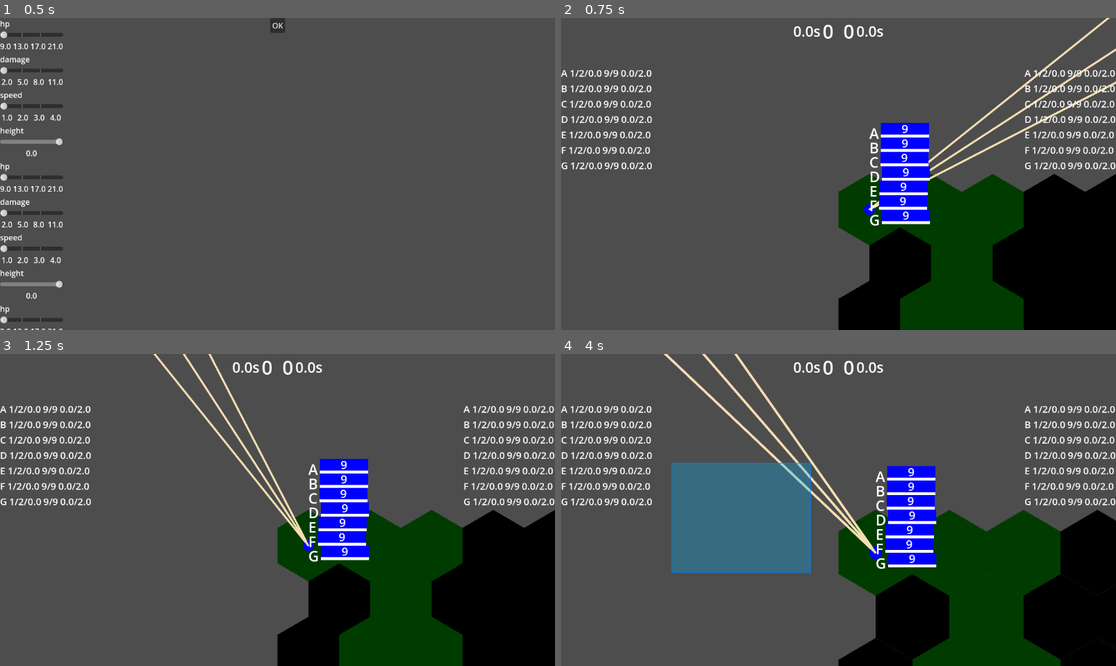
Above: before the commit, frames 1-4 (two rows, left to right).
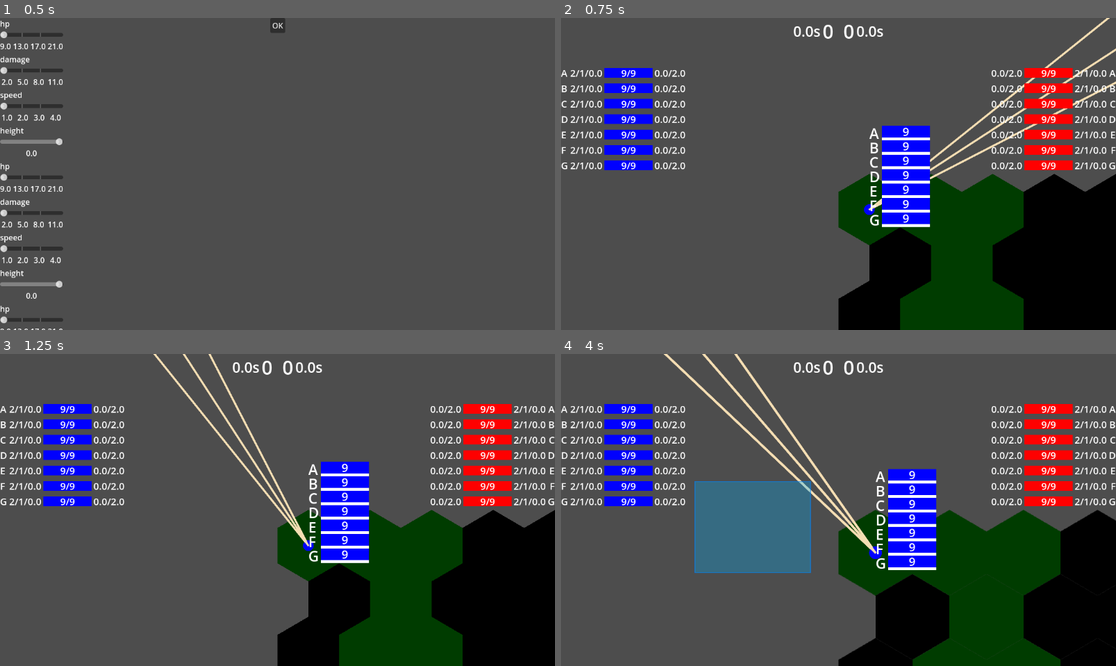
Above: after the commit, the same moments.

Repository: bendo-afk/rts2
Game: Godot game, scene res://scenes/unit_pick_screen.tscn
Same seed, same stepped clock (60 frames per second), same inputs: the game is played once before the commit and once after it.
Inputs (mouse positions are in pixels of both pictures, inside the frame that each line leads up to):
- Up to frame 1 (0.5 s): no input
- Up to frame 2 (0.75 s): click "OK" at 0.5 s
- Up to frame 3 (1.25 s): no input
- Up to frame 4 (4 s): move the mouse to (960, 494) at 1.27 s; hold Middle mouse button (grab_camera) 1.28-2 s; click (960, 494) at 1.42 s; tap Enter at 2 s; drag from (727, 525) to (810, 572) at 2.02 s; move the mouse to (894, 441) at 2.77 s; hold Mouse wheel up (zoom_in) 2.78-3.5 s; click (894, 441) at 2.92 s; tap Space at 3.5 s; drag from (810, 572) to (672, 463) at 3.52 s

Frame 1 is identical in both runs. In frame 2, 7.5% of the frame differs, in the area x 1-100%, y 16-68%; in frame 3, 7.5%; in frame 4, 10%, in the area x 1-100%, y 16-71%.

Commit message:
implemented side hp bars and aligned them according to width of labels next to them

Diff:
--- a/scenes/side_hp.tscn
+++ b/scenes/side_hp.tscn
@@ -1,6 +1,7 @@
-[gd_scene load_steps=2 format=3 uid="uid://dx3ti4nru70j4"]
+[gd_scene load_steps=3 format=3 uid="uid://dx3ti4nru70j4"]
 
 [ext_resource type="Script" uid="uid://bk1gvm0567b7d" path="res://scripts/side_hp.gd" id="1_1clld"]
+[ext_resource type="Script" uid="uid://dgwbyxk6tokfh" path="res://scripts/unattatched/delayed_bar.gd" id="2_mkayn"]
 
 [node name="SideHP" type="HBoxContainer"]
 offset_right = 40.0
@@ -13,8 +14,17 @@
 [node name="Parameters" type="Label" parent="."]
 layout_mode = 2
 
-[node name="HP" type="Label" parent="."]
+[node name="HPBar" type="Control" parent="."]
 layout_mode = 2
+script = ExtResource("2_mkayn")
+metadata/_custom_type_script = "uid://dgwbyxk6tokfh"
+
+[node name="HPLabel" type="Label" parent="HPBar"]
+layout_mode = 0
+offset_left = 4.0
+offset_top = 8.0
+offset_right = 5.0
+offset_bottom = 31.0
 
 [node name="Reload" type="Label" parent="."]
 layout_mode = 2
--- a/scenes/world_ui.tscn
+++ b/scenes/world_ui.tscn
@@ -20,6 +20,14 @@
 [node name="UICanvas" type="CanvasLayer" parent="."]
 script = ExtResource("3_qemj2")
 
+[node name="InUI" type="Control" parent="UICanvas"]
+layout_mode = 3
+anchors_preset = 0
+offset_right = 40.0
+offset_bottom = 40.0
+script = ExtResource("8_ghh30")
+in_hp_scene = ExtResource("5_oyvde")
+
 [node name="TopContainer" type="HBoxContainer" parent="UICanvas"]
 anchors_preset = 5
 anchor_left = 0.5
@@ -39,13 +47,5 @@
 script = ExtResource("5_ofelw")
 side_container_scene = ExtResource("5_ghh30")
 
-[node name="InUI" type="Control" parent="UICanvas"]
-layout_mode = 3
-anchors_preset = 0
-offset_right = 40.0
-offset_bottom = 40.0
-script = ExtResource("8_ghh30")
-in_hp_scene = ExtResource("5_oyvde")
-
 [node name="PathUI" type="Node2D" parent="."]
 script = ExtResource("3_topi3")
--- a/scripts/in_hp.gd
+++ b/scripts/in_hp.gd
@@ -3,13 +3,10 @@
 var unit: Unit
 
 @onready var name_label := $Name
+@onready var bars := $Bars
 @onready var hp_bar := $Bars/HPBar
 @onready var hp_label := $Bars/HPBar/HPLabel
 @onready var reload_bar := $Bars/ReloadBar
-
-
-func set_font_size(font_size: float) -> void:
-	name_label.add_theme_font_size_override("font_size", font_size)
 
 
 func follow(offset: Vector2) -> void:
@@ -19,7 +16,6 @@
 
 func set_hp(hp: int, max_hp: int) -> void:
 	hp_bar.set_ratio(1.0 * hp / max_hp)
-	#hp_label.text = str(hp) + "/" + str(max_hp)
 	hp_label.text = str(hp)
 
 
@@ -48,3 +44,7 @@
 	var reload_y := s.in_font_size * (1 - s.in_hp_ratio)
 	size_vec.y = reload_y
 	reload_bar.apply_settings(size_vec, s.bar_bg, s.in_reload_color)
+
+	name_label.add_theme_font_size_override("font_size", s.in_font_size)
+
+	bars.set_v_size_flags(Control.SIZE_SHRINK_CENTER)
--- a/scripts/in_ui.gd
+++ b/scripts/in_ui.gd
@@ -50,7 +50,6 @@
 
 	for u in units:
 		unit_to_ui[u].set_hp(u.hp_comp.hp, u.hp_comp.max_hp)
-		#print(unit_to_ui[u].hp_bar.visible)
 
 
 func remove_unit(u: Unit) -> void:
@@ -66,9 +65,6 @@
 
 	stack_offset = base_stack_offset
 	stack_offset.y = - font_size
-
-	for ui: HBoxContainer in unit_to_ui.values():
-		ui.set_font_size(font_size)
 
 	apply_bar_settings()
 	apply_names(names)
@@ -91,5 +87,28 @@
 
 func apply_bar_settings() -> void:
 	for u in units:
-		var is_ally := true if u.team == team else false
-		unit_to_ui[u].apply_bar_settings(is_ally)
+		var is_ally := u.team == team
+		var ui := unit_to_ui[u]
+		ui.apply_bar_settings(is_ally)
+
+	call_deferred("_apply_name_widths")
+
+
+func _apply_name_widths() -> void:
+	var ally_max := 0.0
+	var enemy_max := 0.0
+
+	for u in units:
+		var ui := unit_to_ui[u]
+		var w: float = ui.name_label.get_combined_minimum_size().x
+		if u.team == team:
+			ally_max = maxf(ally_max, w)
+		else:
+			enemy_max = maxf(enemy_max, w)
+
+	for u in units:
+		var ui := unit_to_ui[u]
+		if u.team == team:
+			ui.name_label.custom_minimum_size.x = ally_max
+		else:
+			ui.name_label.custom_minimum_size.x = enemy_max
--- a/scripts/side_container.gd
+++ b/scripts/side_container.gd
@@ -4,6 +4,7 @@
 
 var units: Array[Unit]
 var team: Team
+var is_ally: bool
 
 @export var side_hp_scene: PackedScene
 
@@ -23,20 +24,53 @@
 			u.vision_comp.height
 		)
 
-		hp_bar.set_hp(u.hp_comp.hp, u.hp_comp.max_hp)
 		u.hp_comp.hp_changed.connect(hp_bar.set_hp)
 		u.attack_comp.reload_changed.connect(hp_bar.set_reload)
 
 	apply_settings()
 
+	for u in units:
+		if u.team != team:
+			continue
+		u.hp_comp.hp_changed.emit(u.hp_comp.hp, u.hp_comp.max_hp)
+
 
 func apply_settings() -> void:
 	var s := GlobalSettings.ui_settings
 
-	var side_size := s.side_size
 	var names := s.names
 
 	for i in hp_bars.size():
 		var bar := hp_bars[i]
-		bar.set_sizes(side_size)
+		bar.apply_settings(is_ally)
 		bar.set_unit_name(names[i])
+
+	call_deferred("_apply_all_widths")
+
+
+func _apply_name_widths() -> void:
+	var max_width := 0.0
+
+	for b in hp_bars:
+		var w: float = b.name_label.get_combined_minimum_size().x
+		max_width = maxf(max_width, w)
+
+	for b in hp_bars:
+		b.name_label.custom_minimum_size.x = max_width
+
+
+func _apply_uniform_label_width(get_label: Callable) -> void:
+	var max_width := 0.0
+
+	for b in hp_bars:
+		var label: Label = get_label.call(b)
+		max_width = maxf(max_width, label.get_combined_minimum_size().x)
+
+	for b in hp_bars:
+		var label: Label = get_label.call(b)
+		label.custom_minimum_size.x = max_width
+
+
+func _apply_all_widths() -> void:
+	_apply_uniform_label_width(func(b: Node) -> Node: return b.name_label)
+	_apply_uniform_label_width(func(b: Node) -> Node: return b.parameters_label)
--- a/scripts/side_hp.gd
+++ b/scripts/side_hp.gd
@@ -2,26 +2,52 @@
 
 @onready var name_label := $Name
 @onready var parameters_label := $Parameters
+@onready var hp_bar := $HPBar
+@onready var hp_label := $HPBar/HPLabel
 @onready var reload_label := $Reload
-@onready var hp_label := $HP
 
 
-func set_sizes(font_size: float) -> void:
+func set_label_sizes(font_size: float) -> void:
 	for c in get_children(false):
 		c.add_theme_font_size_override("font_size", font_size)
 
 
 func set_parameters(speed: int, damage: int, height: float) -> void:
-	parameters_label.text = str(speed) + "/" + str(damage) + "/" + str(height)
+	parameters_label.text = str(damage) + "/" + str(speed) + "/" + str(height)
 
 
 func set_hp(hp: int, max_hp: int) -> void:
+	hp_bar.set_ratio(1.0 * hp / max_hp)
 	hp_label.text = str(hp) + "/" + str(max_hp)
 
 
 func set_reload(left_time: float, max_time: float) -> void:
-	reload_label.text = str(left_time) + "/" + str(max_time)
+	reload_label.text = "%.1f/%.1f" % [left_time, max_time]
 
 
 func set_unit_name(name_str: String) -> void:
 	name_label.text = name_str
+
+
+func apply_settings(is_ally: bool) -> void:
+	var s := GlobalSettings.ui_settings
+	var font_size := s.side_font_size
+
+	for c: Label in [
+		name_label,
+		parameters_label,
+		hp_label,
+		reload_label,
+	]:
+		c.add_theme_font_size_override("font_size", font_size)
+
+	var size_vec := Vector2(s.side_bar_x, font_size)
+	var main_color := s.ally_color if is_ally else s.enemy_color
+	hp_bar.apply_delayed_settings(size_vec, s.bar_bg, main_color, s.delayed_bar_alpha)
+	hp_bar.set_v_size_flags(Control.SIZE_SHRINK_CENTER)
+
+	hp_bar.move_child(hp_label, -1)
+	hp_label.call_deferred("set_anchors_and_offsets_preset", Control.PRESET_CENTER)
+
+	if not is_ally:
+		layout_direction = Control.LAYOUT_DIRECTION_RTL
--- a/scripts/sides_container.gd
+++ b/scripts/sides_container.gd
@@ -1,8 +1,4 @@
 extends Control
-
-var side_margin: float
-var side_size: float
-var names: Array
 
 var side_containers: Array[Node] = []
 
@@ -27,6 +23,7 @@
 
 	side_container.units = units
 	side_container.team = team
+	side_container.is_ally = not reverse
 
 	side_container.setup()
 
@@ -40,8 +37,6 @@
 func apply_settings() -> void:
 	var s := GlobalSettings.ui_settings
 
-	side_margin = s.side_margin
-
 	for side_container in side_containers:
-		side_container.set_offset(Side.SIDE_TOP, side_margin)
+		side_container.set_offset(Side.SIDE_TOP, s.side_margin)
 		side_container.apply_settings()
--- a/scripts/unattatched/delayed_bar.gd
+++ b/scripts/unattatched/delayed_bar.gd
@@ -3,7 +3,7 @@
 
 var timer: float = 0
 
-var delayed_time: float = 1
+var delayed_time: float = 2
 
 var delayed := ColorRect.new()
 
@@ -11,7 +11,7 @@
 func _ready() -> void:
 	super._ready()
 	add_child(delayed)
-	move_child(delayed, 1)
+	move_child(delayed, main.get_index())
 
 
 func _process(delta: float) -> void:
@@ -29,4 +29,5 @@
 
 func apply_delayed_settings(size_vec: Vector2, bg_color: Color, main_color: Color, delayed_alpha: float) -> void:
 	super.apply_settings(size_vec, bg_color, main_color)
+	delayed.size = size_vec
 	delayed.color = Color(main_color, delayed_alpha)
--- a/scripts/unattatched/ui_settings.gd
+++ b/scripts/unattatched/ui_settings.gd
@@ -5,10 +5,11 @@
 var cd_size: float = 30
 
 var bar_bg: Color = Color.DIM_GRAY
-var delayed_bar_alpha: float = 0.5
+var delayed_bar_alpha: float = 0.4
 
 var side_margin: float = 100
-var side_size: float = 20
+var side_font_size: int = 20
+var side_bar_x: float = 100
 
 var in_font_size: float = 30
 var in_bar_x: float = 100
